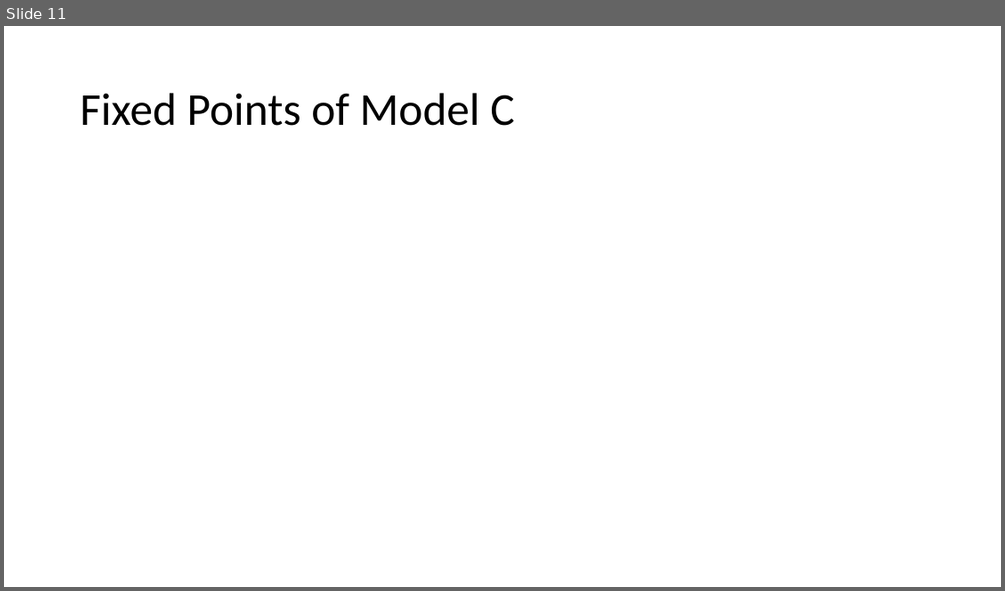
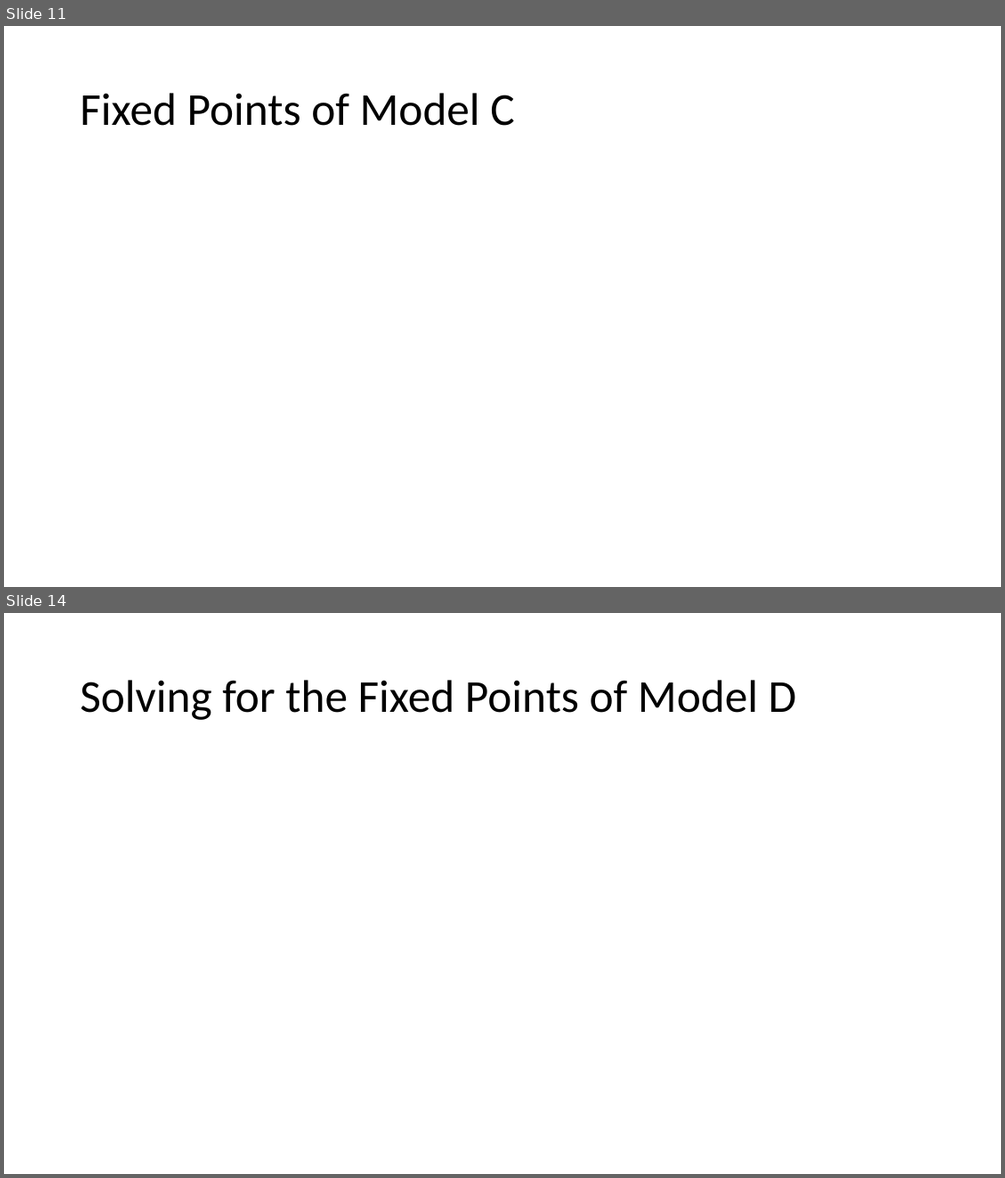
Before and after one commit to beards-lab/simple-VQ-matching-O2-transport, a slide deck: simpleVQ.pptx. Shown one above the other, each under a label of ours: slide 11 before the commit, slides 11 and 14 after it; the slides between them are not shown. The pictures are 1005x591 and 1005x1178 pixels, drawn with LibreOffice and Linux fonts; fonts in the diff are those of the drawing; grey boxes stand for pictures. Boxes give left, top, right and bottom in pixels: in the first picture for what was removed or moved away, otherwise in the second. Text is boxed around its words. In the diff, an @@ line names an element or a change of style, - is before the commit and + after.

Commit message:
Model C and D
sorted out the math for Model's C and D. Scipts now exist to solve the fixed points of these models and generate some nice figures + .gifs to show the dependence on apparent diffusion (D)

```diff
--- a/simpleVQ.pptx
+++ b/simpleVQ.pptx
@@ slide 14 added at <box>4,613,1001,1174</box>, background #FFFFFF @@
@@ title added at <box>80,680,797,720</box>, 44 pt, text #000000 @@
+Solving for the Fixed Points of Model D
```
Also in this commit, not shown: 5 other slides added, 14 other files.
